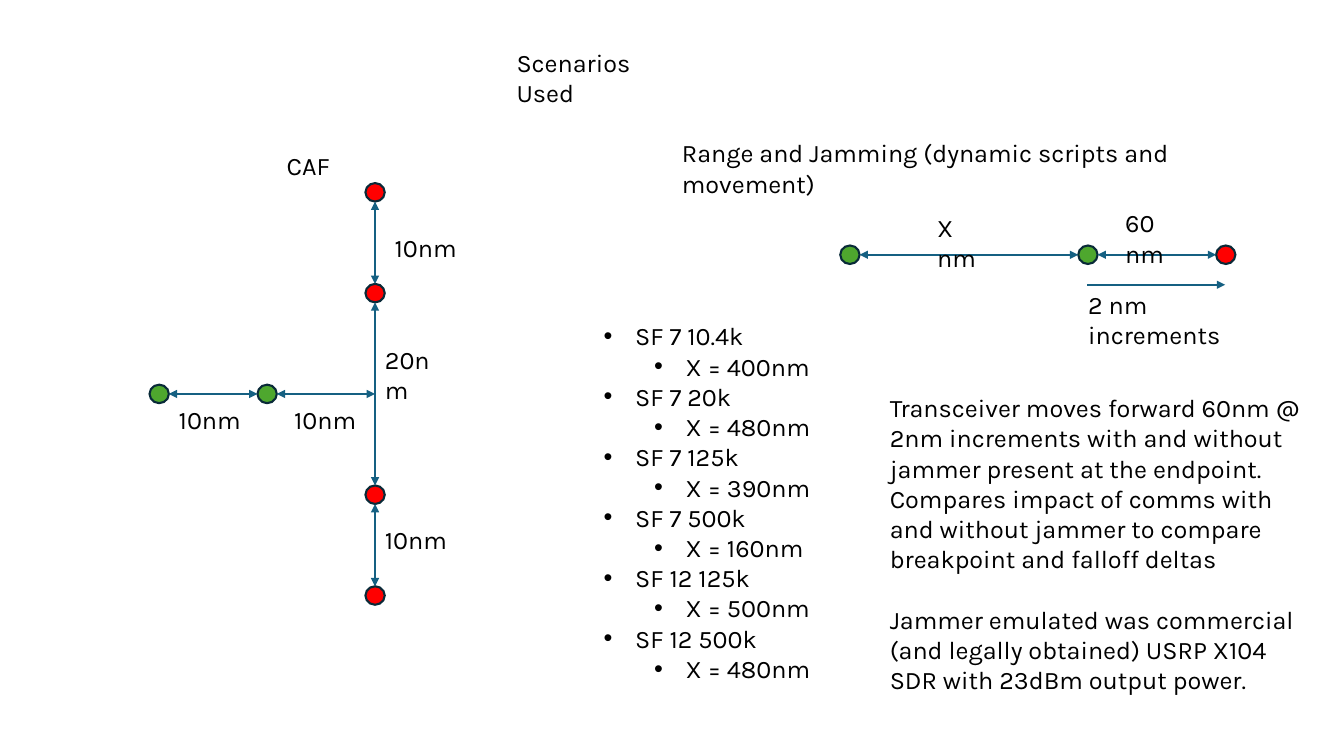
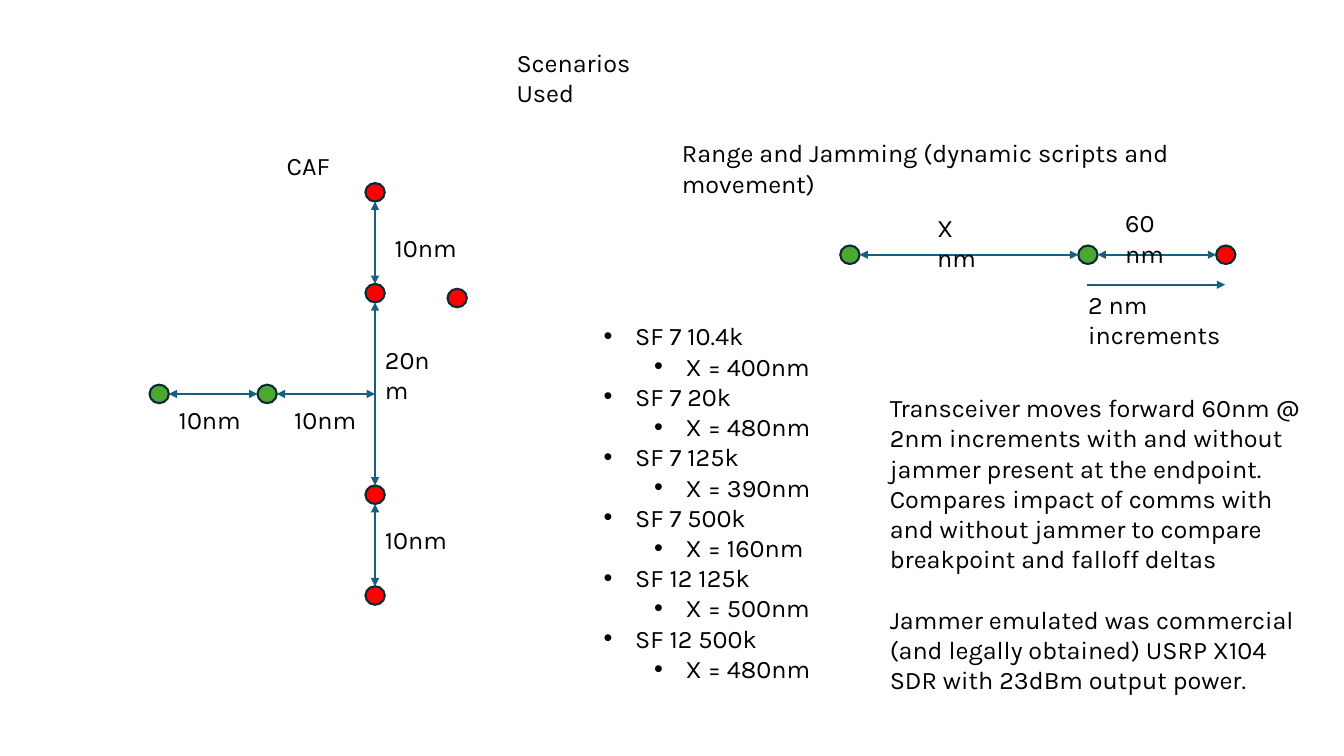
Before and after one commit to Brycycle/WES-CAPSTONE, a slide deck: slide 5 of Misc files/Capstone Diagrams.pptx. Drawn at 1344x756 pixels with LibreOffice and Linux fonts; fonts in the diff are those of the drawing. Boxes give left, top, right and bottom in pixels: in the first picture for what was removed or moved away, otherwise in the second. Text is boxed around its words. In the diff, an @@ line names an element or a change of style, - is before the commit and + after.

```diff
--- a/Misc files/Capstone Diagrams.pptx
+++ b/Misc files/Capstone Diagrams.pptx
@@ ellipse added at [448,289,467,308], fill #FF0000, outline #092A39 1.5 pt @@
```
Also in this commit, not shown: 7 other files.
